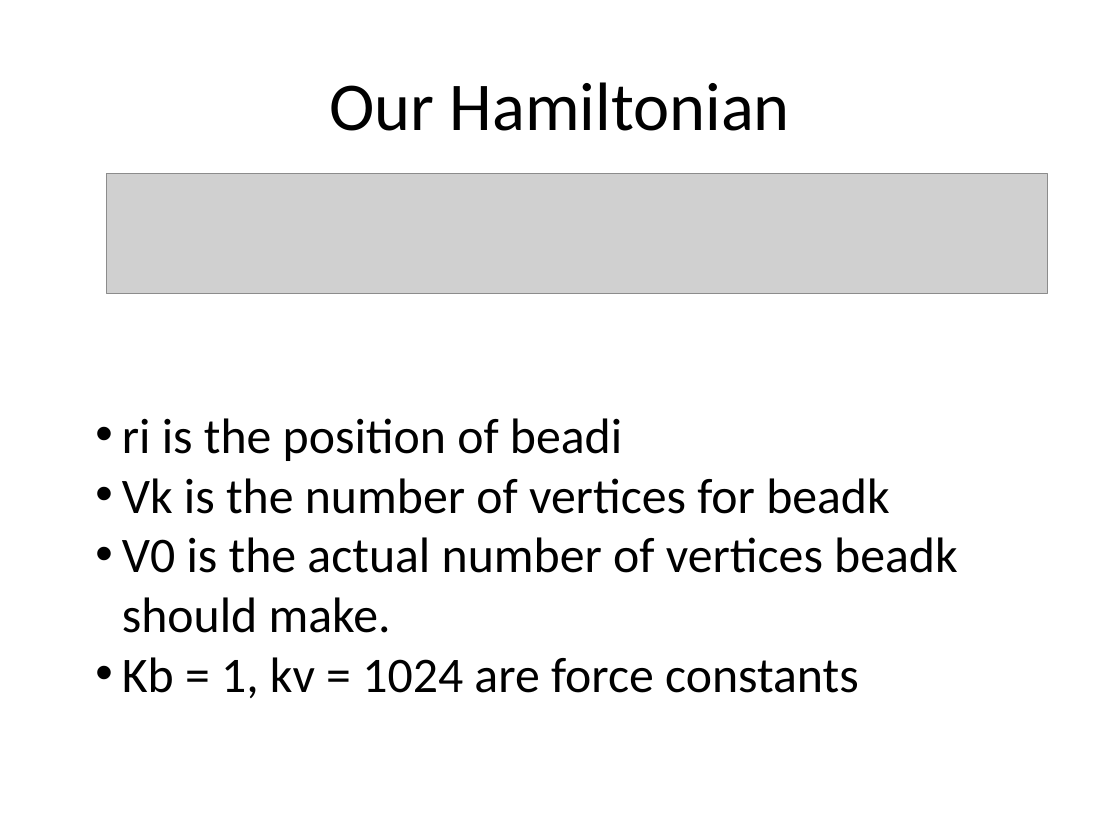
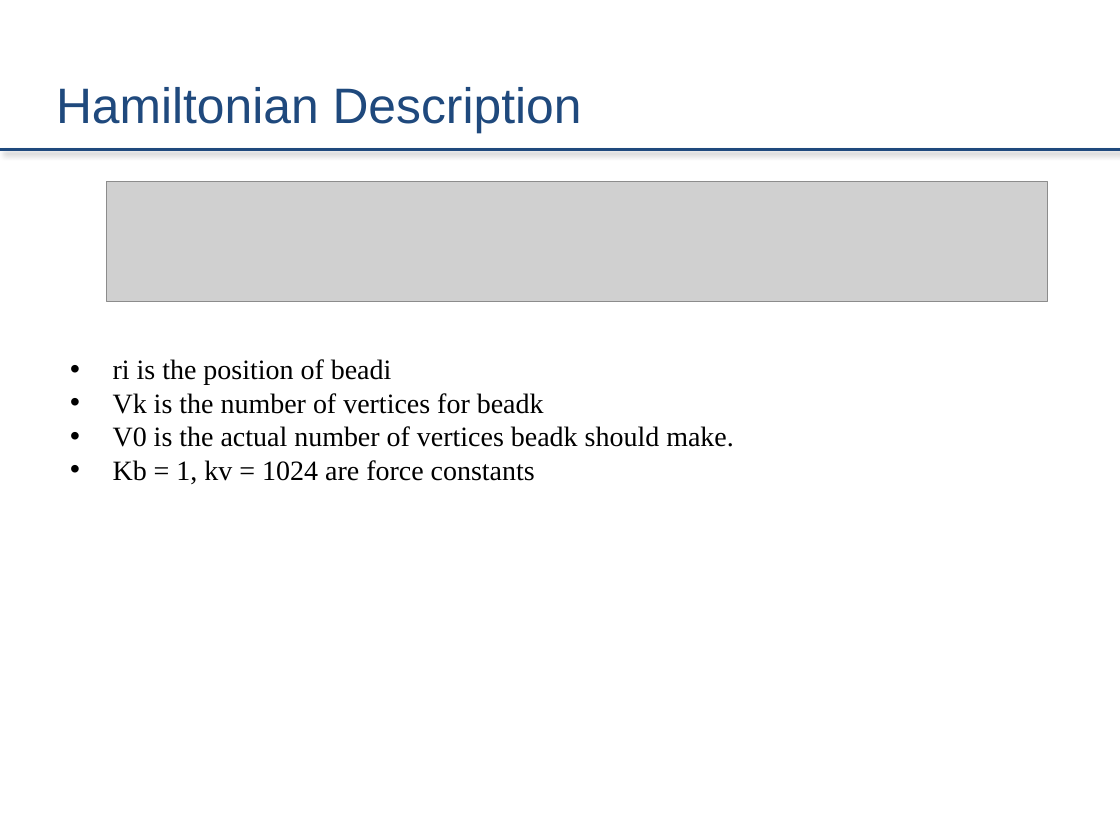
Before and after one commit to zestrada/atomicscalesimulationgroup2, a slide deck: slide 4 of Presentation/FinalPresentation.pptx. Drawn at 1120x840 pixels with LibreOffice and Linux fonts; fonts in the diff are those of the drawing; grey boxes stand for pictures. Boxes give left, top, right and bottom in pixels: in the first picture for what was removed or moved away, otherwise in the second. Text is boxed around its words. In the diff, an @@ line names an element or a change of style, - is before the commit and + after.

```diff
--- a/Presentation/FinalPresentation.pptx
+++ b/Presentation/FinalPresentation.pptx
@@ title at box(56, 87, 582, 133): text changed; size 44 to 32 pt; font Calibri to Arial; text colour #000000 to #1F497D @@
-Our Hamiltonian
+Hamiltonian Description
@@ line added from (0, 149) to (1120, 149), #1F497D 2.25 pt @@
@@ picture: place and size @@
-picture at box(106, 174, 1047, 293)
+picture at box(106, 181, 1047, 301)
@@ text "ri is the position of ...": place and size @@
-text "ri is the position of ..." at box(122, 418, 958, 698)
+text "ri is the position of ..." at box(113, 359, 734, 484)
@@ text "ri is the position of ..." at box(113, 359, 734, 484): size 32 to 18 pt, font Calibri to Times New Roman; indent changed @@
```
Also in this commit, not shown: 6 other slides changed, 4 slides added, 5 slides removed.
